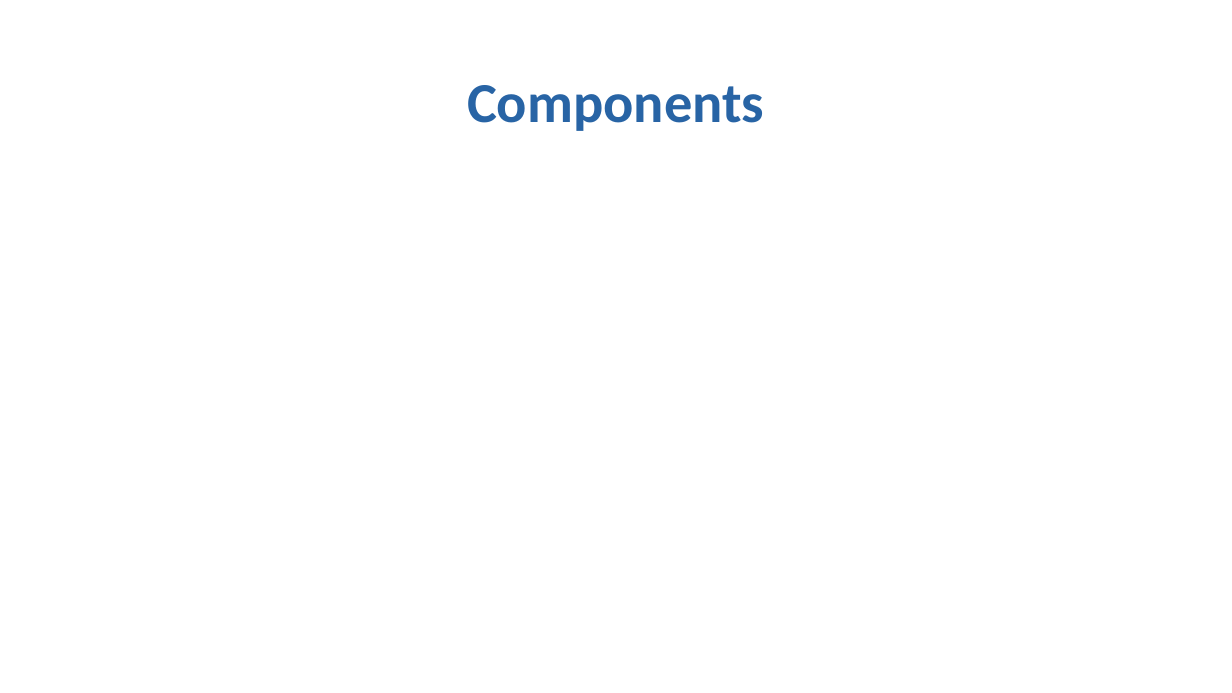
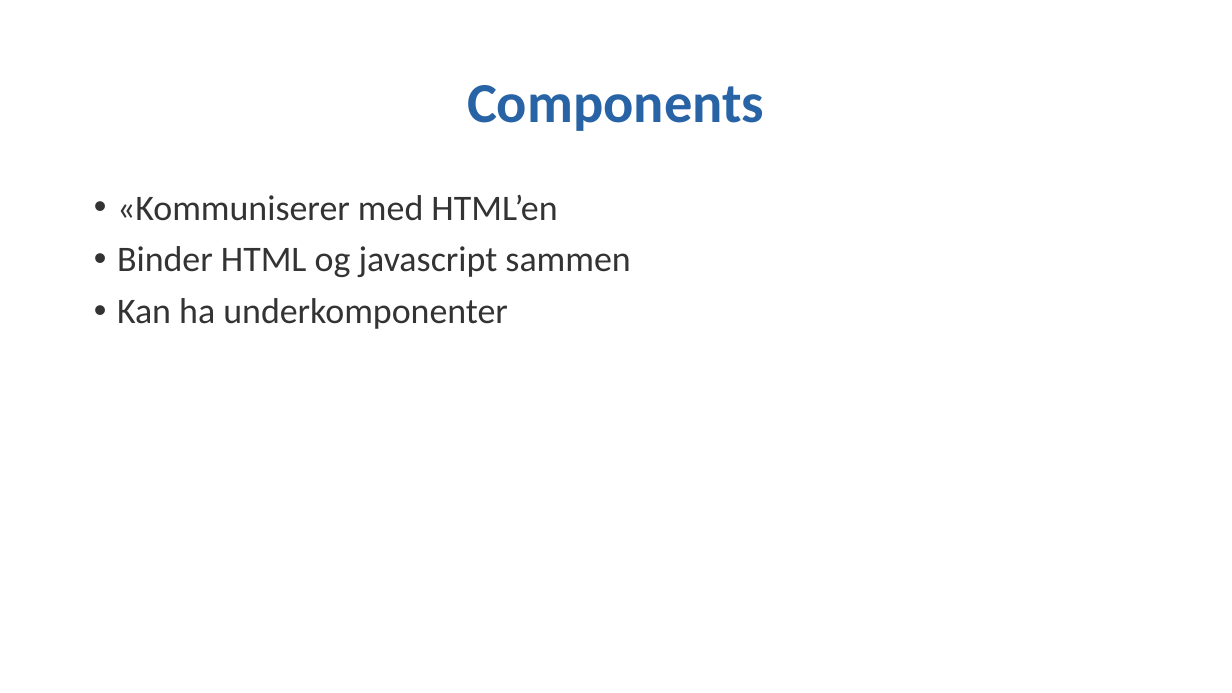
Before and after one commit to stiasta/foredrag, a slide deck: slide 15 of Ionic 2 workshop/Ionic 2 workshop.pptx. Drawn at 1232x693 pixels with LibreOffice and Linux fonts; fonts in the diff are those of the drawing; background and template pictures are left out. Boxes give left, top, right and bottom in pixels: in the first picture for what was removed or moved away, otherwise in the second. Text is boxed around its words. In the diff, an @@ line names an element or a change of style, - is before the commit and + after.

```diff
--- a/Ionic 2 workshop/Ionic 2 workshop.pptx
+++ b/Ionic 2 workshop/Ionic 2 workshop.pptx
@@ text added at bbox=[117, 195, 630, 329], 28 pt, text #333333 @@
+• «Kommuniserer med HTML’en
+• Binder HTML og javascript sammen
+• Kan ha underkomponenter
```
Also in this commit, not shown: 2 other slides changed, 1 other file.
